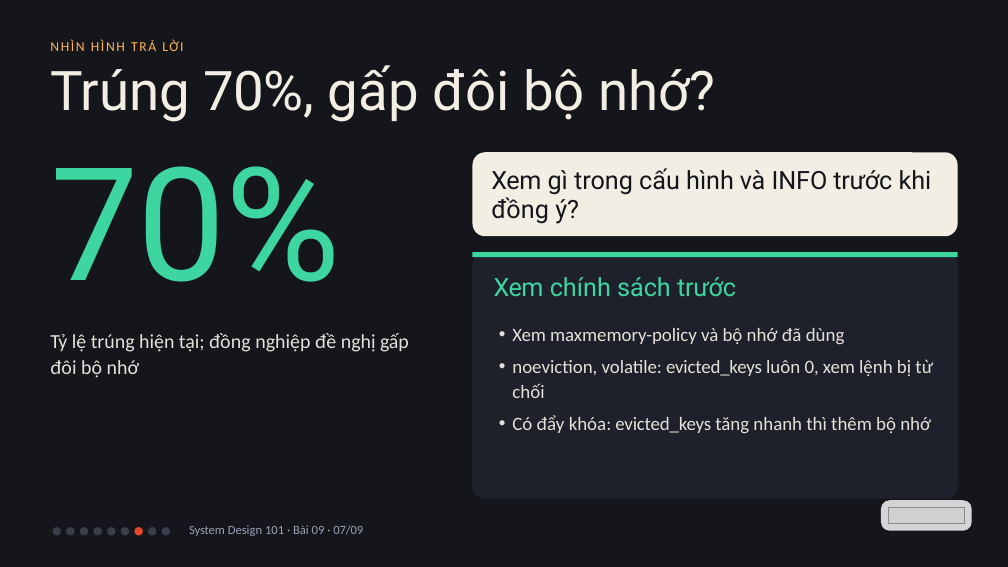
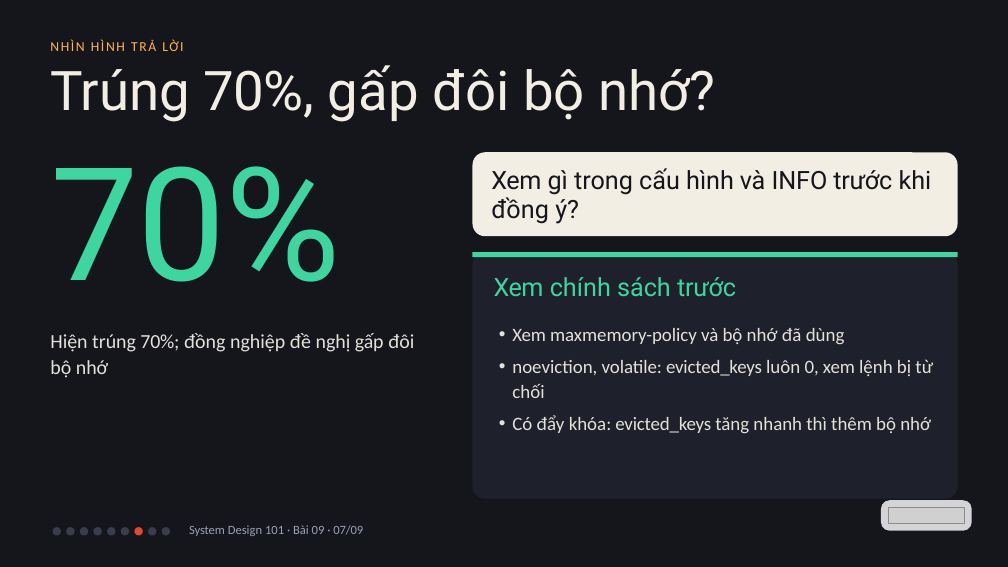
Before and after one commit to vohoailinh90/tool-marketing-studio, a slide deck: slide 7 of system-design-101/vi/lessons/sd-06-009/slides/sd-06-009.pptx. Drawn at 1008x567 pixels with LibreOffice and Linux fonts; fonts in the diff are those of the drawing; grey boxes stand for pictures. Boxes give left, top, right and bottom in pixels: in the first picture for what was removed or moved away, otherwise in the second. Text is boxed around its words. In the diff, an @@ line names an element or a change of style, - is before the commit and + after.

```diff
--- a/system-design-101/vi/lessons/sd-06-009/slides/sd-06-009.pptx
+++ b/system-design-101/vi/lessons/sd-06-009/slides/sd-06-009.pptx
@@ text at <box>50,333,414,378</box>: text changed @@
-Tỷ lệ trúng hiện tại; đồng nghiệp đề nghị gấp đôi bộ nhớ
+Hiện trúng 70%; đồng nghiệp đề nghị gấp đôi bộ nhớ
```
Also in this commit, not shown: 1 other slide changed, 1 other file.
